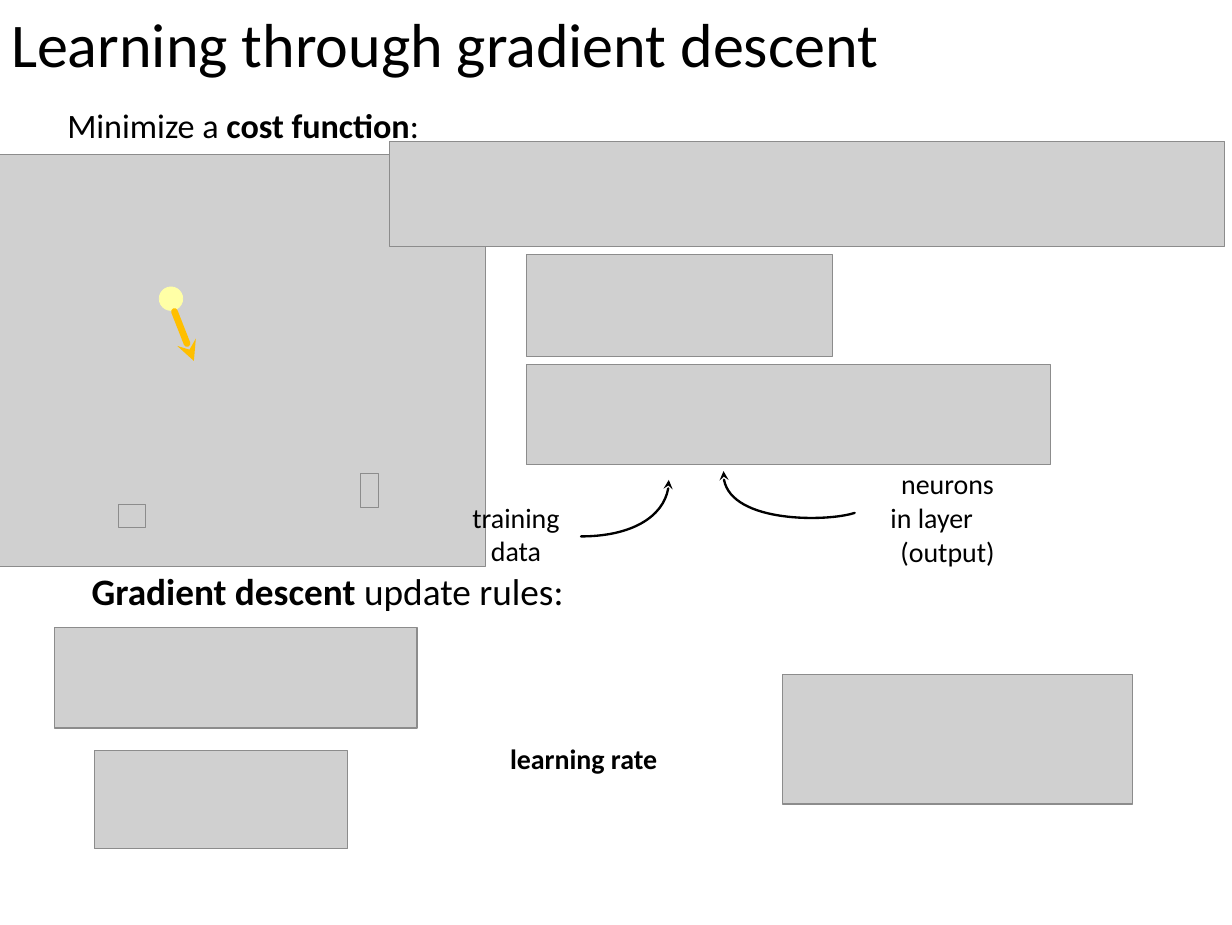
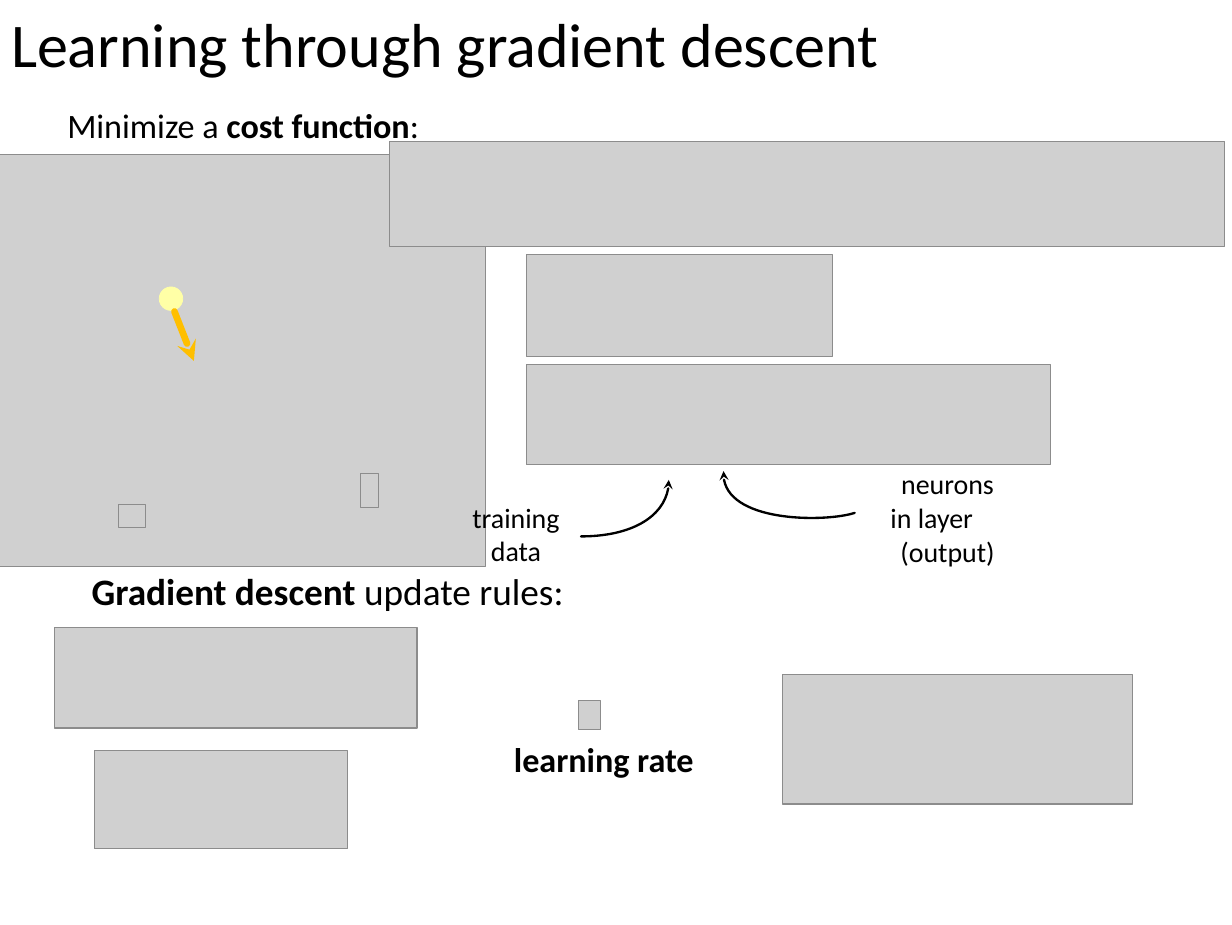
Before and after one commit to ansuini/Winter_School_QLS_2018, a slide deck: slide 10 of Lecture1/slides/Alberto_DeepLearning.odp (slide 9 before the commit). Drawn at 1232x925 pixels with LibreOffice and Linux fonts; fonts in the diff are those of the drawing; grey boxes stand for pictures; background and template pictures are left out. Boxes give left, top, right and bottom in pixels: in the first picture for what was removed or moved away, otherwise in the second. Text is boxed around its words. In the diff, an @@ line names an element or a change of style, - is before the commit and + after.

```diff
--- a/Lecture1/slides/Alberto_DeepLearning.odp
+++ b/Lecture1/slides/Alberto_DeepLearning.odp
@@ picture added at [579, 700, 601, 729] @@
@@ text "learning rate" at [514, 748, 693, 778]: size 18 to 22 pt @@
```
Also in this commit, not shown: 4 other slides changed, 1 slide added, 10 other files.
